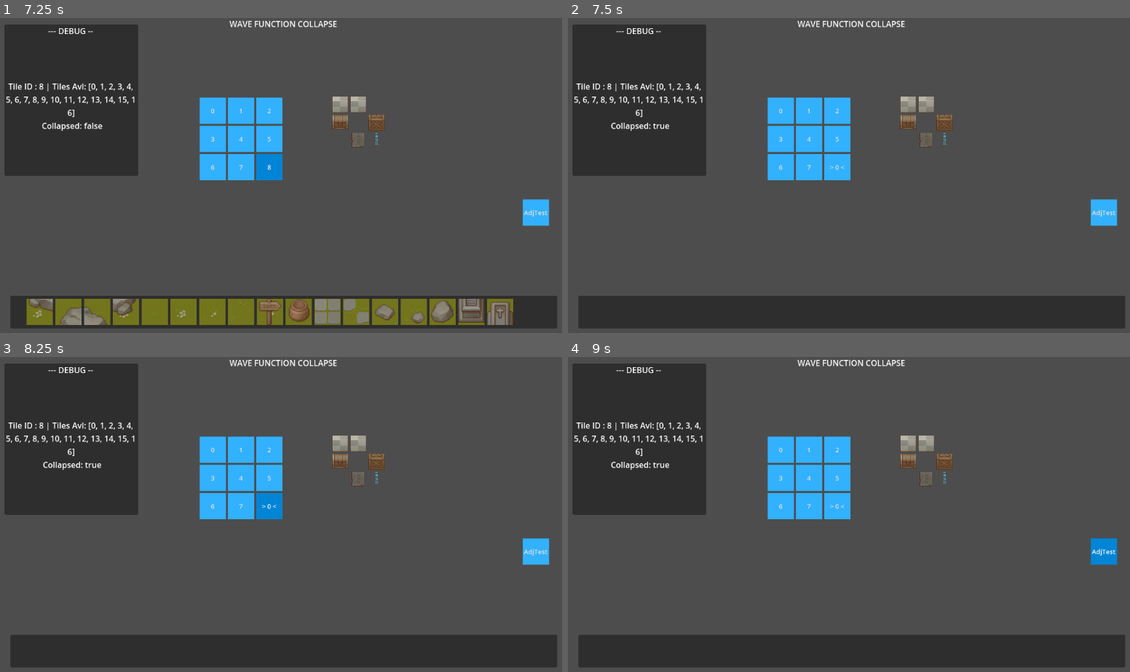
Above: before the commit, frames 1-4 (two rows, left to right).
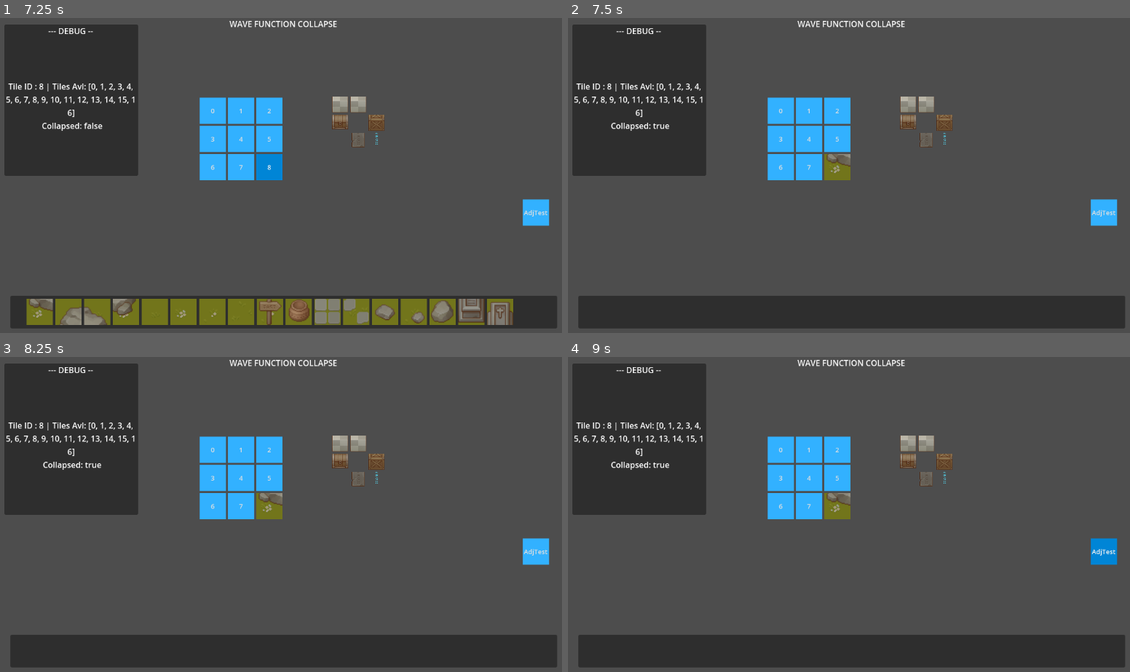
Above: after the commit, the same moments.

Repository: Sketh14/WaveFuncCollapse
Game: Godot game, scene res://Scenes/Main03.tscn
Same seed, same stepped clock (60 frames per second), same inputs: the game is played once before the commit and once after it. This scene is started directly instead of the project's main scene.
Inputs:
- Up to frame 1 (7.25 s): click "0" at 0.5 s; click "1" at 1.25 s; click "2" at 2 s; click "3" at 2.75 s; click "4" at 3.5 s; click "5" at 4.25 s; click "6" at 5 s; click "7" at 5.75 s; click "8" at 6.5 s
- Up to frame 2 (7.5 s): click "0" at 7.25 s
- Up to frame 3 (8.25 s): click "> 0 <" at 8 s
- Up to frame 4 (9 s): click "AdjTest" at 8.75 s

Frame 1 is identical in both runs. In frame 2, 0.4% of the frame differs, in the area x 45-51%, y 43-52%; in frame 3, 0.4%; in frame 4, 0.4%.

Commit message:
Main Tile texture assignment
- Scripts
	(-) UITileController_1
		[=] Setting BG/FG of the Tile
		[=] Getting currentTileValue from the tileMap to get the AtlasTexture coordiantes from jsonData on WaveFunctionCollapse
- TODO: [FIX] Collapse Logic does not work for certain instances. Sometimes it works perfectly, sometimes it does not

Diff:
--- a/Scripts/UI/MainUIController_1.gd
+++ b/Scripts/UI/MainUIController_1.gd
@@ -30,8 +30,9 @@
 	var btArrSize = selectedTilesBts.size()
 	var tileTex: TextureRect
 	var randomBgIndex: int
+	var tileTexIndex: int
 	for i in btArrSize:
-		var tileTexIndex = waveFunctionHandler.tilesJsonData.tile_info[i].atlas_texture_properties[0]
+		tileTexIndex = waveFunctionHandler.tilesJsonData.tile_info[i].atlas_texture_properties[0]
 
 		# Setting the Bg first
 		tileTex = selectedTilesBts[i].get_child(0)
--- a/Scripts/UI/UITileController_1.gd
+++ b/Scripts/UI/UITileController_1.gd
@@ -57,7 +57,28 @@
 
 func UpdateButtonText(tileMapTileID: int):
 	if (tileMapTileID == tileID && waveFunctionHandler.tileMap[tileMapTileID].collapsed):
-		btControl.text = "> " + str(waveFunctionHandler.tileMap[tileMapTileID].currentTileIndex) + " <"
+		var tempTileIndex = waveFunctionHandler.tileMap[tileMapTileID].currentTileIndex
+		btControl.text = "> " + str(tempTileIndex) + " <"
+		var randomBgIndex: int
+		var tileTexIndex = waveFunctionHandler.tilesJsonData.tile_info[tempTileIndex].atlas_texture_properties[0]
+
+		# Setting BG
+		# If defined, then get Index of the BG
+		if (tileTexIndex == 0):
+			(get_child(1) as TextureRect).texture.region = Rect2(waveFunctionHandler.tilesJsonData.tile_info[tempTileIndex].atlas_texture_properties[1],
+						waveFunctionHandler.tilesJsonData.tile_info[tempTileIndex].atlas_texture_properties[2],
+						UniversalConstants.rectRegionScaleXY, UniversalConstants.rectRegionScaleXY)
+		# If not, then get a random BG Index
+		else:
+			randomBgIndex = randi_range(4, 7)
+			(get_child(1) as TextureRect).texture.region = Rect2(waveFunctionHandler.tilesJsonData.tile_info[randomBgIndex].atlas_texture_properties[1],
+						waveFunctionHandler.tilesJsonData.tile_info[randomBgIndex].atlas_texture_properties[2],
+						UniversalConstants.rectRegionScaleXY, UniversalConstants.rectRegionScaleXY)
+
+		# Setting FG
+		(get_child(2) as TextureRect).texture.region = Rect2(waveFunctionHandler.tilesJsonData.tile_info[tempTileIndex].atlas_texture_properties[1],
+					waveFunctionHandler.tilesJsonData.tile_info[tempTileIndex].atlas_texture_properties[2],
+					UniversalConstants.rectRegionScaleXY, UniversalConstants.rectRegionScaleXY)
 
 	# btControl.text = str(tileID) + " | " + str(mainUIController.selectedTilesBts.size()) # Offset by 1
 
Not shown, changed: Logs.txt
